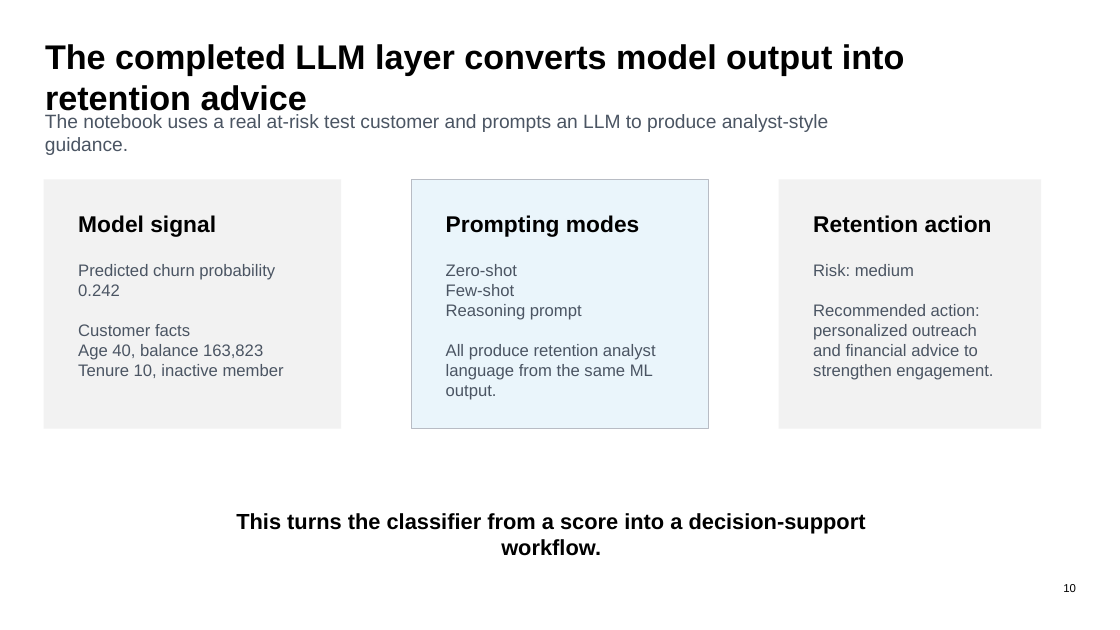
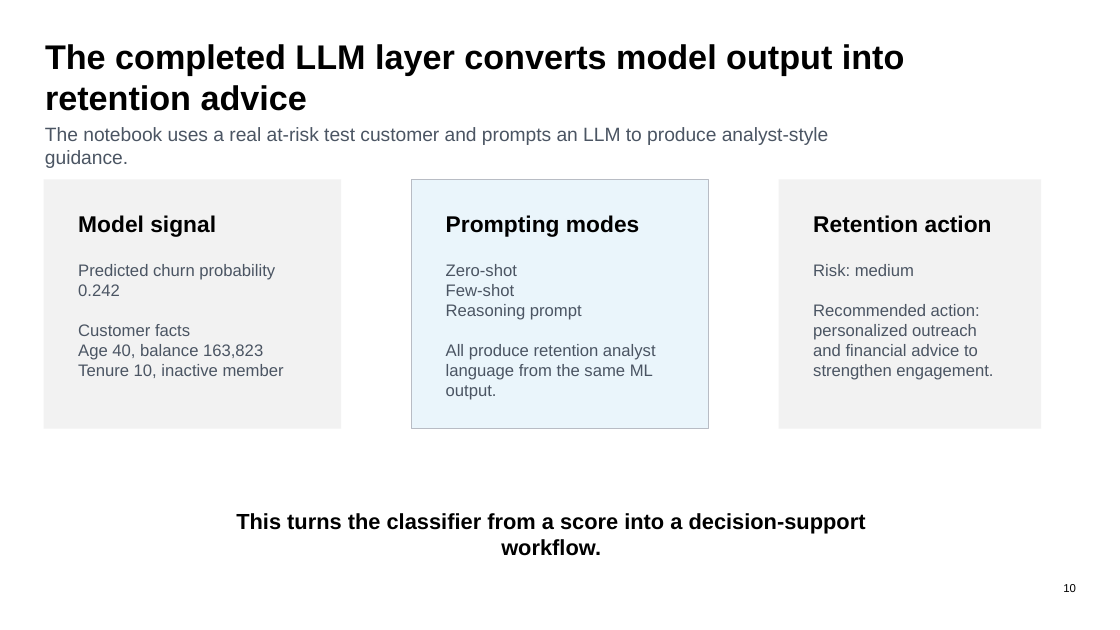
Before and after one commit to rashid7089/Customer_Retention_Predictor, a slide deck: slide 11 of Customer_Retention_Predictor_Presentation.pptx (slide 10 before the commit). Drawn at 1120x630 pixels with LibreOffice and Linux fonts; fonts in the diff are those of the drawing. Boxes give left, top, right and bottom in pixels: in the first picture for what was removed or moved away, otherwise in the second. Text is boxed around its words. In the diff, an @@ line names an element or a change of style, - is before the commit and + after.

```diff
--- a/Customer_Retention_Predictor_Presentation.pptx
+++ b/Customer_Retention_Predictor_Presentation.pptx
@@ text "The notebook uses a real ...": place and size @@
-text "The notebook uses a real ..." at [45, 114, 829, 155]
+text "The notebook uses a real ..." at [45, 127, 829, 168]
```
Also in this commit, not shown: 5 other slides changed, 1 slide added.
